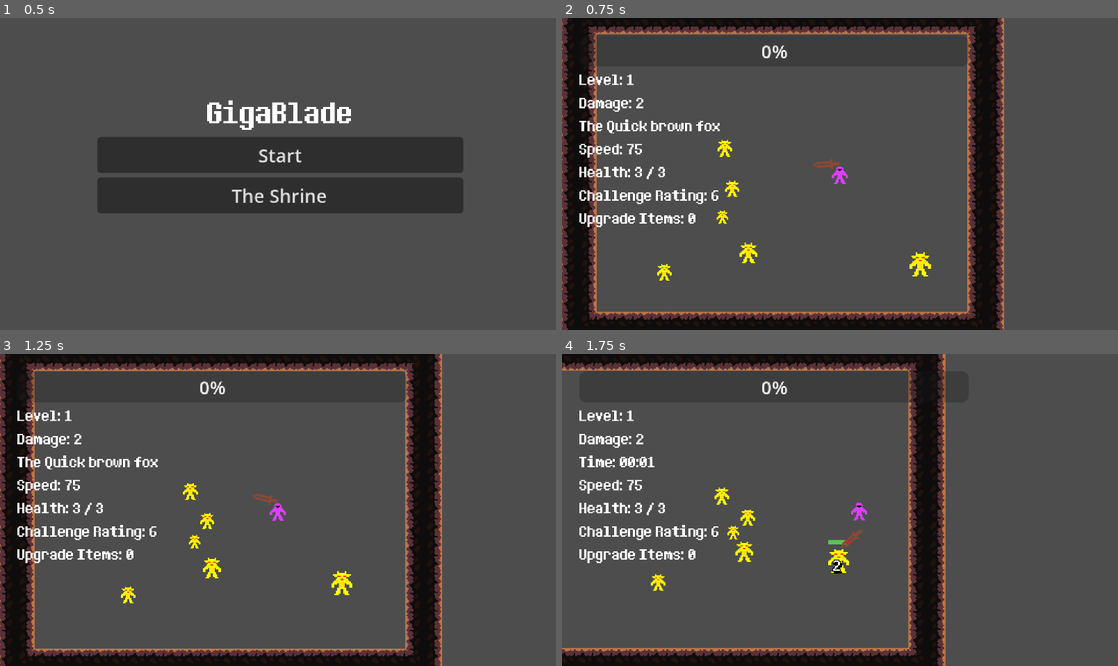
Above: before the commit, frames 1-4 (two rows, left to right).
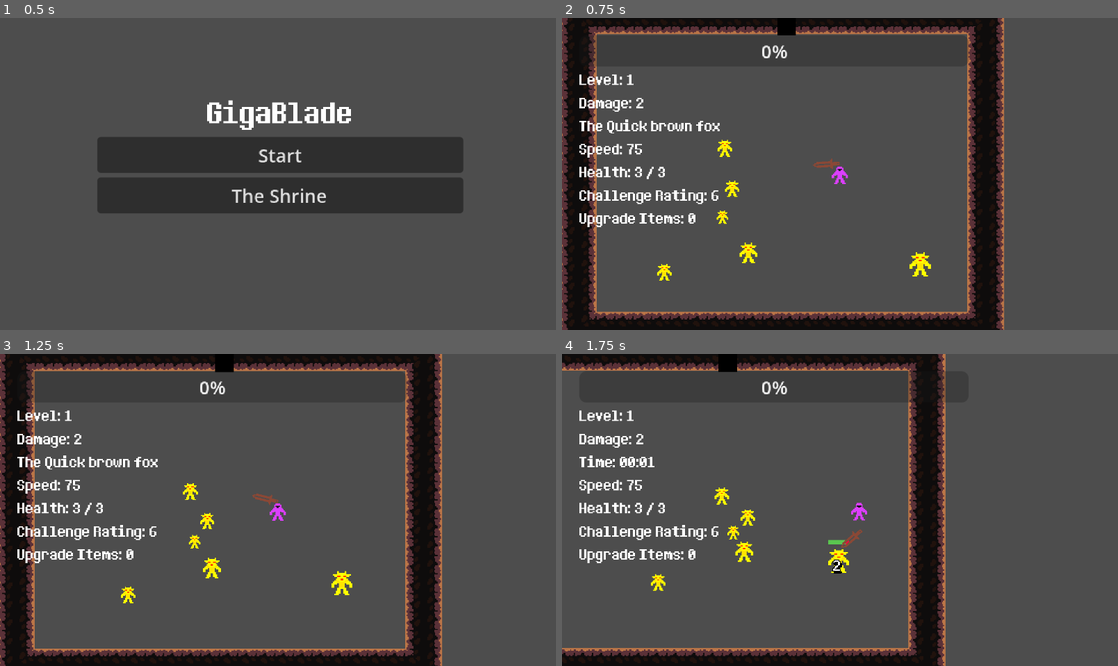
Above: after the commit, the same moments.

Repository: elygreen/GigaBlade
Game: Godot game, scene res://Main_Scenes/root_node.tscn
Same seed, same stepped clock (60 frames per second), same inputs: the game is played once before the commit and once after it.
Inputs (mouse positions are in pixels of both pictures, inside the frame that each line leads up to):
- Up to frame 1 (0.5 s): no input
- Up to frame 2 (0.75 s): click "Start" at 0.5 s
- Up to frame 3 (1.25 s): no input
- Up to frame 4 (1.75 s): move the mouse to (962, 494) at 1.27 s; press the mouse at (962, 494) at 1.28 s; hold Right (ui_right) from 1.28 s (still down)

Frame 1 is identical in both runs. In frame 2, 0.1% of the frame differs, in the area x 38-43%, y 0-6%; in frame 3, 0.1%; in frame 4, 0.1%, in the area x 28-32%, y 0-6%.

Commit message:
Change Level_Up_Screen to CanvasLayer

Diff:
--- a/GameScreen/game_screen.tscn
+++ b/GameScreen/game_screen.tscn
@@ -21,9 +21,6 @@
 [node name="Player" parent="." instance=ExtResource("1_rug3u")]
 position = Vector2(226, 138)
 
-[node name="Exit_Door" parent="." instance=ExtResource("8_thcdu")]
-position = Vector2(360, 217)
-
 [node name="Spawn_Manager" parent="." node_paths=PackedStringArray("player", "xp_orb_container", "enemy_container") instance=ExtResource("2_rlmek")]
 player = NodePath("../Player")
 xp_orb_container = NodePath("../XP_Orb_Container")
@@ -32,17 +29,6 @@
 [node name="Enemy_Container" parent="." instance=ExtResource("3_hj6vq")]
 
 [node name="XP_Orb_Container" parent="." instance=ExtResource("4_4hse2")]
-
-[node name="Level_Up_Screen" parent="." instance=ExtResource("5_hj6vq")]
-anchors_preset = 8
-anchor_left = 0.5
-anchor_top = 0.5
-anchor_right = 0.5
-anchor_bottom = 0.5
-offset_left = 34.0
-offset_top = 37.0
-offset_right = 322.0
-offset_bottom = 219.0
 
 [node name="HUD" parent="." instance=ExtResource("7_4hse2")]
 
@@ -53,4 +39,9 @@
 
 [node name="Room_1" parent="." instance=ExtResource("9_txnu5")]
 
+[node name="Exit_Door" parent="." instance=ExtResource("8_thcdu")]
+position = Vector2(180, 9)
+
+[node name="Level_Up_Screen" parent="." instance=ExtResource("5_hj6vq")]
+
 [connection signal="timeout" from="Run_Timer" to="." method="_on_run_timer_timeout"]
--- a/GameScreen/level_up_screen.tscn
+++ b/GameScreen/level_up_screen.tscn
@@ -2,18 +2,11 @@
 
 [ext_resource type="Script" uid="uid://xitc7pd2w3o4" path="res://Scripts/level_up_screen.gd" id="1_4h0uf"]
 
-[node name="Level_Up_Screen" type="Control"]
+[node name="Level_Up_Screen" type="CanvasLayer"]
 process_mode = 2
-layout_mode = 3
-anchors_preset = 15
-anchor_right = 1.0
-anchor_bottom = 1.0
-grow_horizontal = 2
-grow_vertical = 2
 script = ExtResource("1_4h0uf")
 
 [node name="VBoxContainer" type="VBoxContainer" parent="."]
-layout_mode = 1
 anchors_preset = 15
 anchor_right = 1.0
 anchor_bottom = 1.0
--- a/Player/Player.tscn
+++ b/Player/Player.tscn
@@ -15,6 +15,7 @@
 height = 10.0
 
 [node name="Player" type="CharacterBody2D" groups=["player"]]
+z_index = 1
 script = ExtResource("1_kpjcp")
 
 [node name="Player_Container" type="Node2D" parent="."]
--- a/Scripts/game_screen.gd
+++ b/Scripts/game_screen.gd
@@ -3,7 +3,7 @@
 signal game_over
 
 @export var player: CharacterBody2D
-@export var level_up_screen: Control
+@export var level_up_screen: CanvasLayer
 @export var hud: CanvasLayer
 @export var spawn_manager: Node2D
 @export var exit_door: Node2D
--- a/Scripts/level_up_screen.gd
+++ b/Scripts/level_up_screen.gd
@@ -1,4 +1,4 @@
-extends Control
+extends CanvasLayer
 
 signal upgrade_selected(upgrade_data)
 
